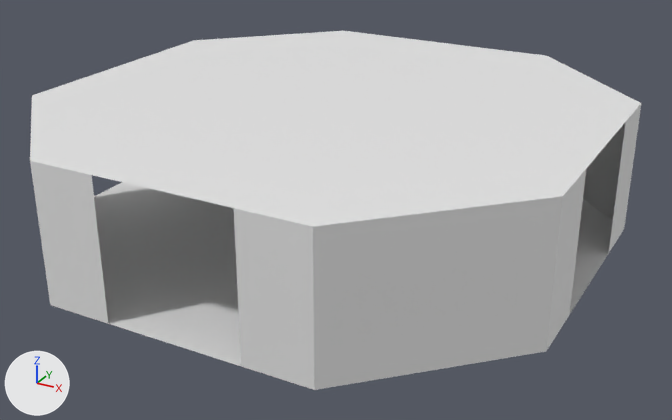
What one commit did to the FBX model Assets/Models/Room002.fbx.
Camera for both pictures: a 50 mm lens placed at (12.77, -23.02, 9.99), pointed at (0.36, -0.45, -1.29). The axes (+X, +Y, +Z) are drawn at lower left. The lights are the same throughout. The picture after the commit comes second. Where no turn or scale is listed for an object, it has been applied to the vertices.

The scene before the commit, as lines of its bpy script (objects in view):
```python
mat_material = principled_material('Material')
mat_material.base_color = (0.8, 0.8, 0.8)  # white #e7e7e7
me_cube = bpy.data.meshes.new('Cube')
me_cube.from_pydata(...)  # 64 vertices, 54 faces; spans x -8.0..8.0, y -8.0..8.0, z -2.0..2.0
me_cube.materials.append(mat_material)  # white #e7e7e7
ob_cube = bpy.data.objects.new('Cube', me_cube)
ob_cube.location = (0.0, 0.0, 0.0)
```
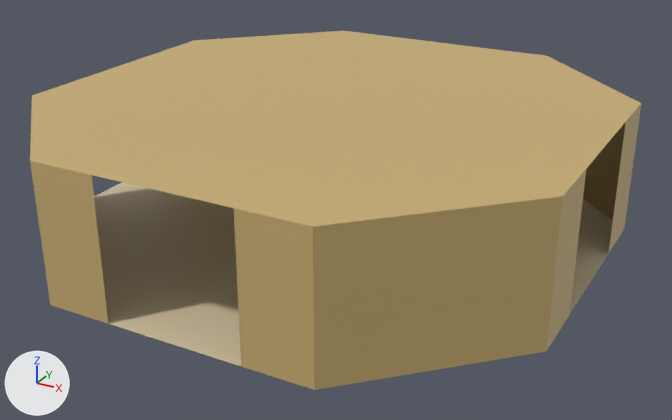
Where the newer file only moved an object's origin or applied its transform, the numbers keep the older frame.

Location of each change, (x1, y1, x2, y2) in pixels of the pictures (672 x 420 px):
'Cube', recoloured (white to brown): (30, 31, 641, 390) in both
part 1 of me_cube, recoloured (white to beige): (94, 182, 613, 366) in both

Edits to the bpy script that builds the scene:
```text
Change mat_material:
    mat_material.base_color: (0.8, 0.8, 0.8) -> (0.584, 0.423, 0.175)  # white #e7e7e7 -> brown #c9ae74
Add mat_material_001:
    mat_material_001 = principled_material('Material.001')
    mat_material_001.base_color = (0.738, 0.617, 0.413)  # beige #dfceac
Change me_cube:
    where me_cube.from_pydata(...)  # 64 vertices, 54 faces; spans x -8.0..8.0, y -8.0..8.0, z -2.0..2.0
    used by ob_cube; location = (0.0, 0.0, 0.0)
    me_cube part 1: all 15 faces centred in x -6.0..6.0, y -6.0..6.0, z -2.0 switch from mat_material (white #e7e7e7) to mat_material_001 (beige #dfceac)
```
